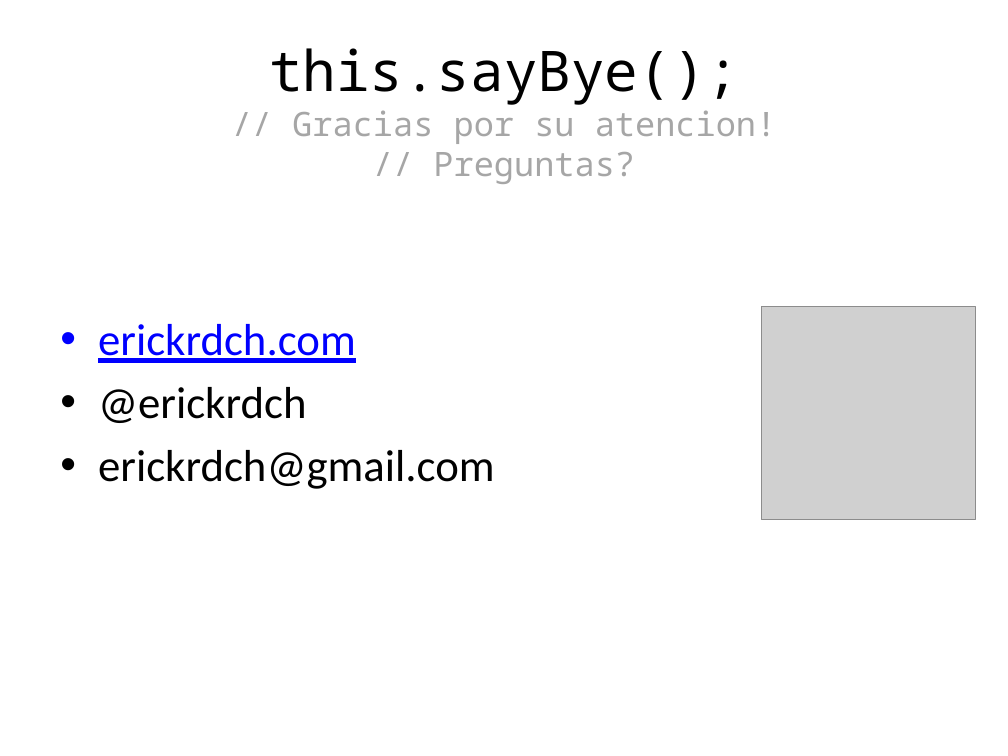
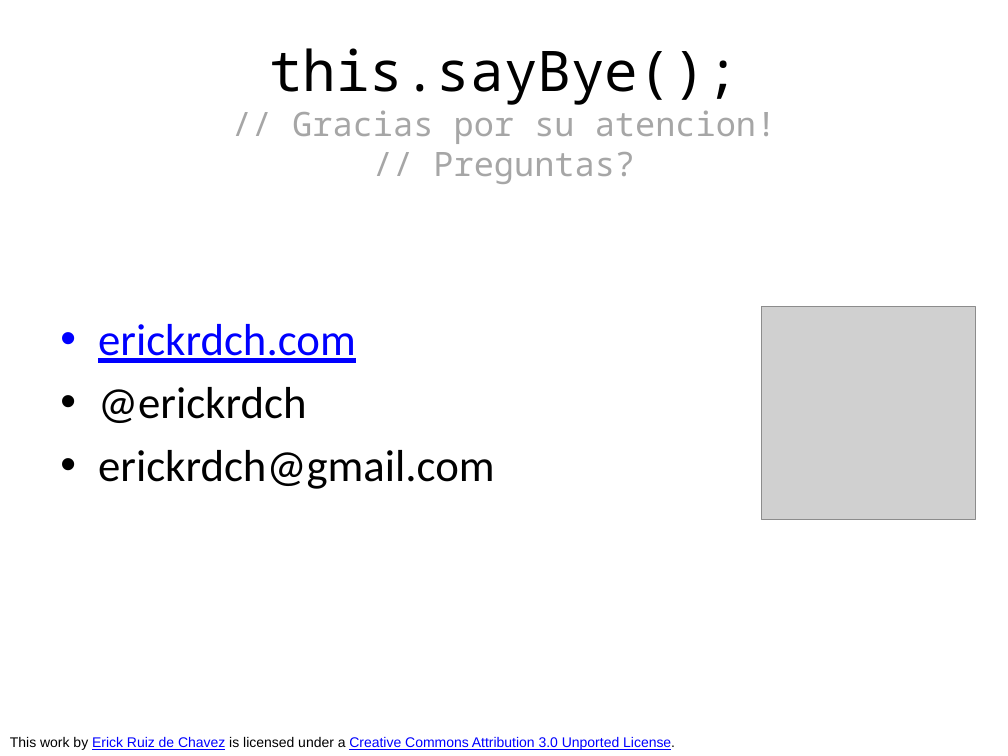
Before and after one commit to eruizdechavez/taller-backbone, a slide deck: slide 14 of introduction/Backbone.pptx. Drawn at 1008x756 pixels with LibreOffice and Linux fonts; fonts in the diff are those of the drawing; grey boxes stand for pictures; background and template pictures are left out. Boxes give left, top, right and bottom in pixels: in the first picture for what was removed or moved away, otherwise in the second. Text is boxed around its words. In the diff, an @@ line names an element or a change of style, - is before the commit and + after.

```diff
--- a/introduction/Backbone.pptx
+++ b/introduction/Backbone.pptx
@@ text added at (10, 737, 675, 750), 10 pt, text #0000FF, underline @@
+This work by Erick Ruiz de Chavez is licensed under a Creative Commons Attribution 3.0 Unported License.
```
Also in this commit, not shown: 3 other slides changed, 3 other files.
